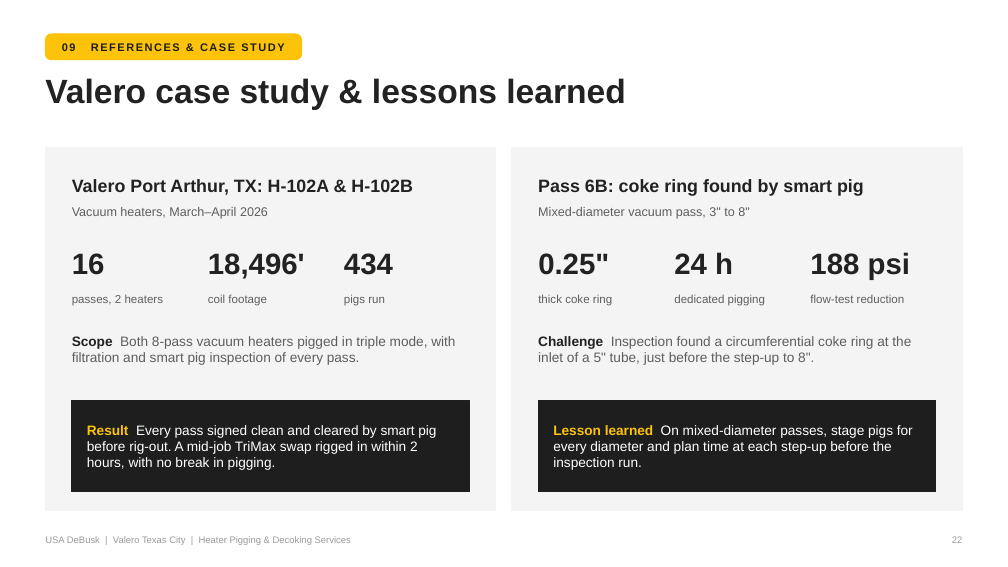
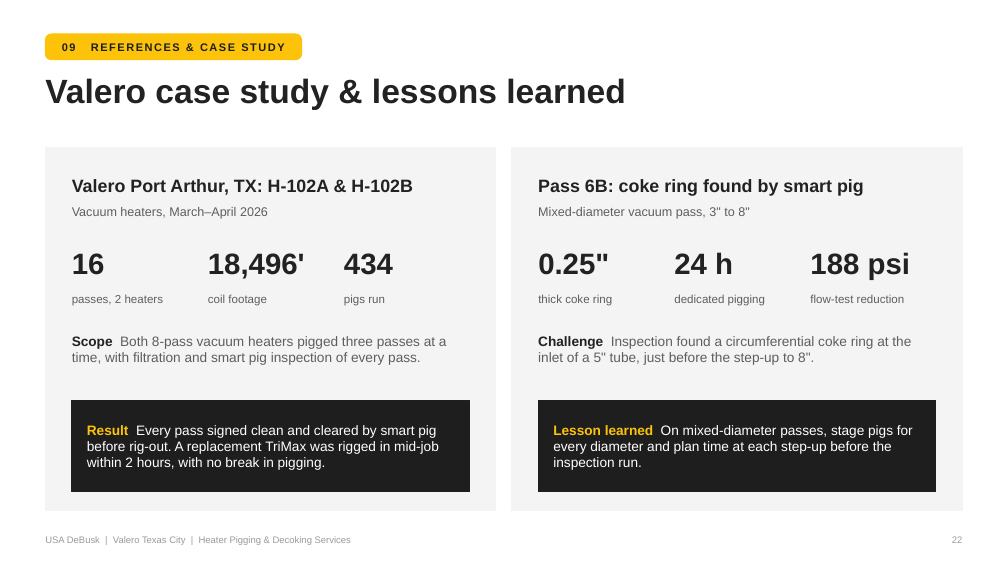
Before and after one commit to TheSkinz/obsidian-work, a slide deck: slide 22 of 02-facilities/Valero/Texas-City-TX/pigging-capabilities-presentation/Valero_TXC_Pigging_Capabilities.pptx. Drawn at 1008x567 pixels with LibreOffice and Linux fonts; fonts in the diff are those of the drawing. Boxes give left, top, right and bottom in pixels: in the first picture for what was removed or moved away, otherwise in the second. Text is boxed around its words. In the diff, an @@ line names an element or a change of style, - is before the commit and + after.

```diff
--- a/02-facilities/Valero/Texas-City-TX/pigging-capabilities-presentation/Valero_TXC_Pigging_Capabilities.pptx
+++ b/02-facilities/Valero/Texas-City-TX/pigging-capabilities-presentation/Valero_TXC_Pigging_Capabilities.pptx
@@ text at [72, 336, 447, 365]: text changed @@
-Scope Both 8-pass vacuum heaters pigged in triple mode, with filtration and smart pig inspection of every pass.
+Scope Both 8-pass vacuum heaters pigged three passes at a time, with filtration and smart pig inspection of every pass.
@@ text at [87, 425, 439, 470]: text changed @@
-Result Every pass signed clean and cleared by smart pig before rig-out. A mid-job TriMax swap rigged in within 2 hours, with no break in pigging.
+Result Every pass signed clean and cleared by smart pig before rig-out. A replacement TriMax was rigged in mid-job within 2 hours, with no break in pigging.
```
Also in this commit, not shown: 9 other slides changed, 2 other files.
